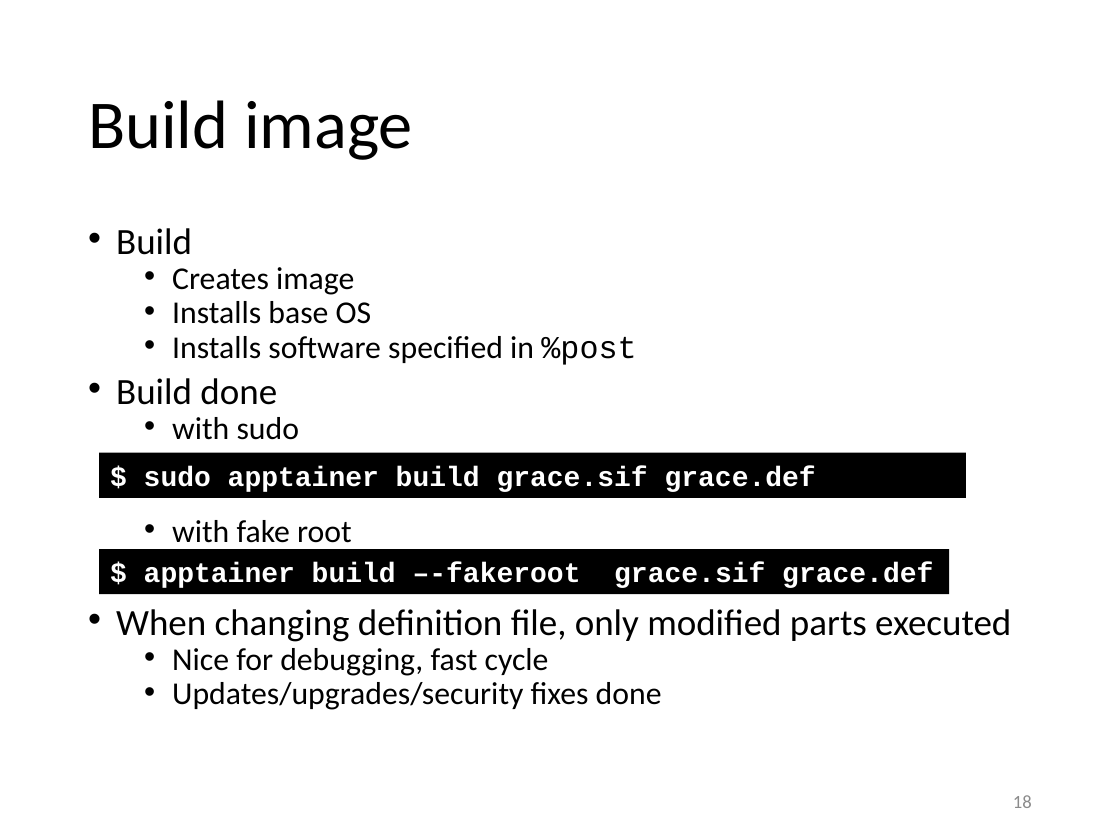
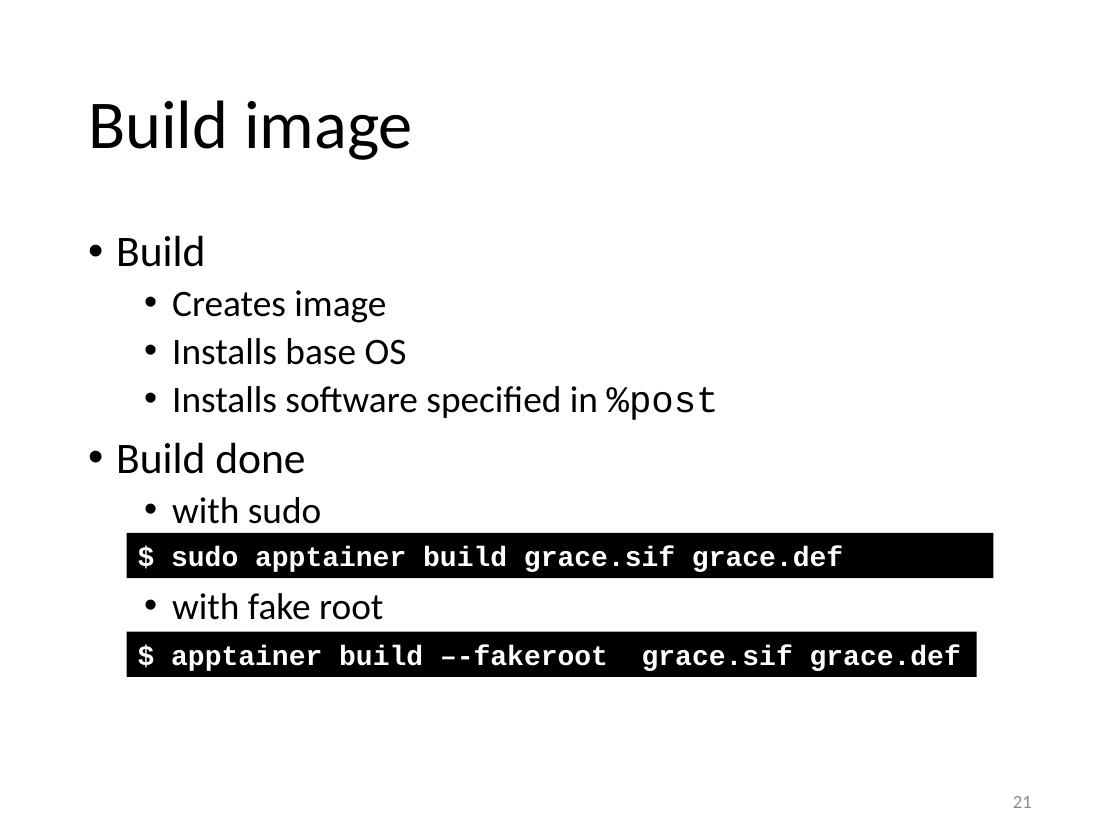
Before and after one commit to gjbex/Containers-for-HPC, a slide deck: slide 21 of containers_for_hpc.pptx (slide 18 before the commit). Drawn at 1120x840 pixels with LibreOffice and Linux fonts; fonts in the diff are those of the drawing. Boxes give left, top, right and bottom in pixels: in the first picture for what was removed or moved away, otherwise in the second. Text is boxed around its words. In the diff, an @@ line names an element or a change of style, - is before the commit and + after.

Commit message:
Add slides about building on compute nodes

```diff
--- a/containers_for_hpc.pptx
+++ b/containers_for_hpc.pptx
@@ text "Build" at <box>116,235,719,620</box>: size 23.8 to 28 pt in "Build", "Build done"; size 20.4 to 24 pt in "Creates image", "Installs base OS", "Installs software specified in %post", "with sudo" and 1 more places; line spacing 0.7 to 0.9 @@
@@ rectangle "$ sudo apptainer build grace.sif ...": place and size @@
-rectangle "$ sudo apptainer build grace.sif ..." at <box>99,452,965,497</box>
+rectangle "$ sudo apptainer build grace.sif ..." at <box>127,533,993,578</box>
@@ text at <box>116,609,1011,710</box>: paragraphs removed @@
-• When changing definition file, only modified parts executed
-  • Nice for debugging, fast cycle
-  • Updates/upgrades/security fixes done
@@ rectangle "$ apptainer build –-fakeroot grace.sif ...": place and size @@
-rectangle "$ apptainer build –-fakeroot grace.sif ..." at <box>99,549,949,594</box>
+rectangle "$ apptainer build –-fakeroot grace.sif ..." at <box>127,632,977,676</box>
@@ page number at <box>1013,796,1032,808</box>: text changed @@
-18
+21
```
Also in this commit, not shown: 1 other slide changed, 7 slides added.
